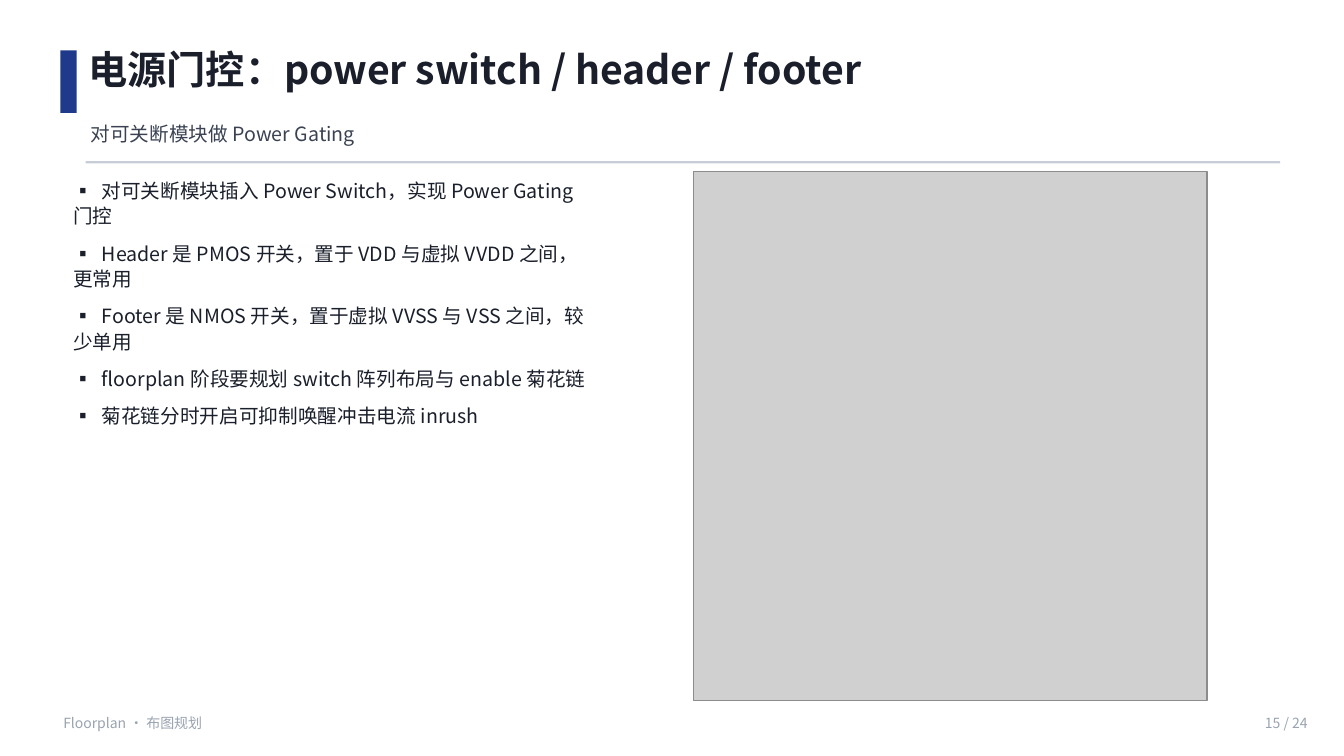
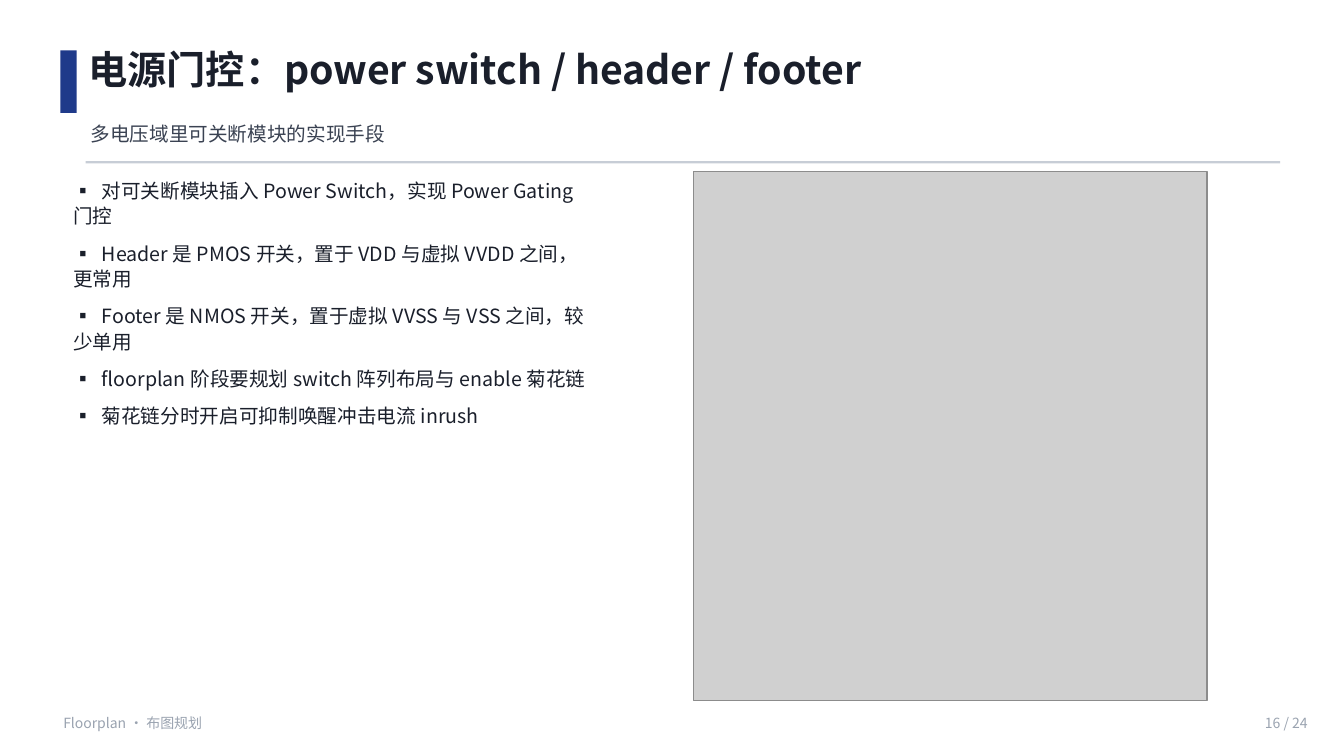
Before and after one commit to JinChengZ18/IC_Learning_Material, a slide deck: slide 16 of IC_Backend_Notes/slides/05_Floorplan.pptx (slide 15 before the commit). Drawn at 1344x756 pixels with LibreOffice and Linux fonts; fonts in the diff are those of the drawing; grey boxes stand for pictures. Boxes give left, top, right and bottom in pixels: in the first picture for what was removed or moved away, otherwise in the second. Text is boxed around its words. In the diff, an @@ line names an element or a change of style, - is before the commit and + after.

```diff
--- a/IC_Backend_Notes/slides/05_Floorplan.pptx
+++ b/IC_Backend_Notes/slides/05_Floorplan.pptx
@@ text at [90,124,385,143]: text changed @@
-对可关断模块做 Power Gating
+多电压域里可关断模块的实现手段
```
Also in this commit, not shown: 23 other slides changed, 6 other files.
